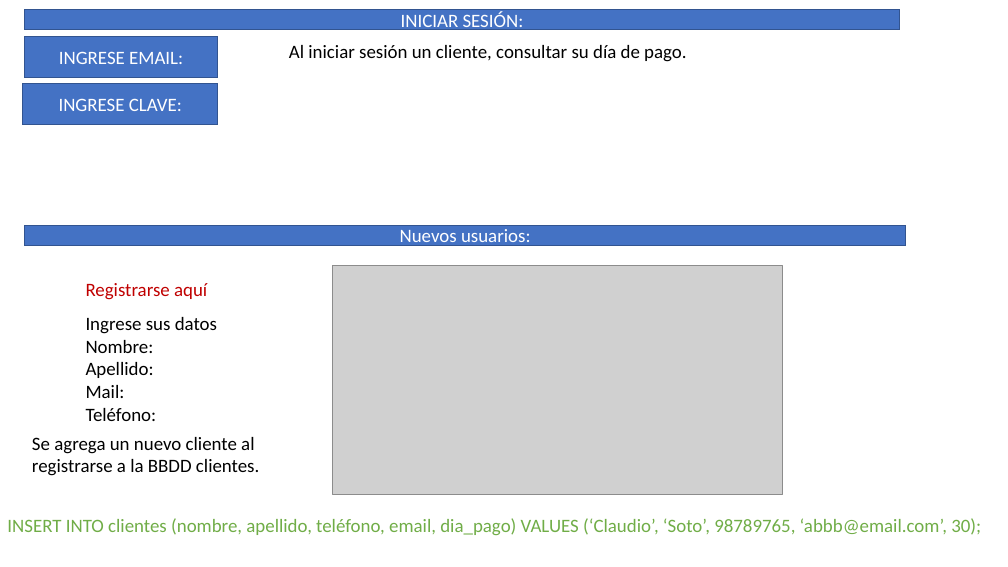
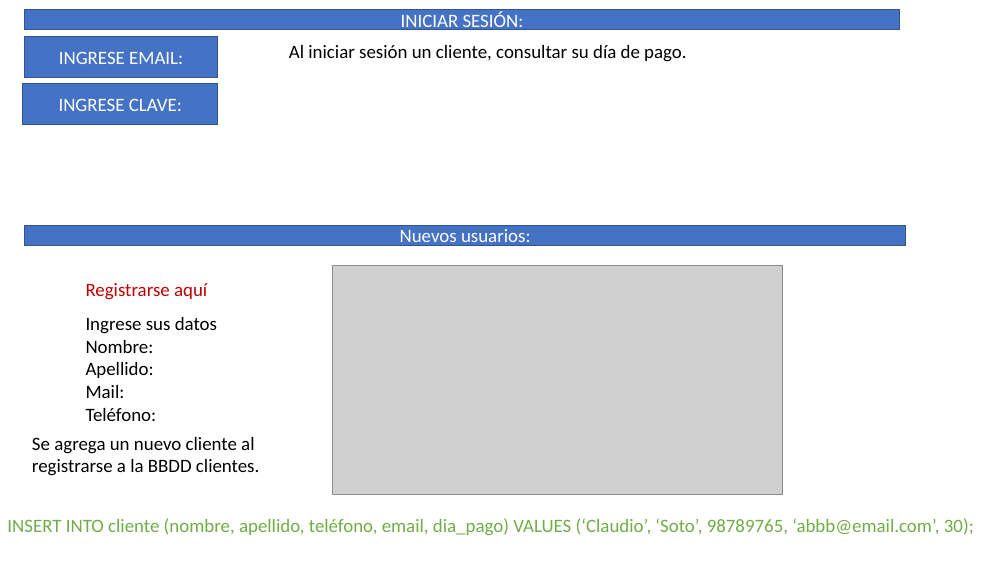
Before and after one commit to Francisca2020/ExamenfinalM4, a slide deck: slide 5 of Página Web.pptx. Drawn at 1008x567 pixels with LibreOffice and Linux fonts; fonts in the diff are those of the drawing; grey boxes stand for pictures. Boxes give left, top, right and bottom in pixels: in the first picture for what was removed or moved away, otherwise in the second. Text is boxed around its words. In the diff, an @@ line names an element or a change of style, - is before the commit and + after.

```diff
--- a/Página Web.pptx
+++ b/Página Web.pptx
@@ text at [7,518,974,535]: text changed @@
-INSERT INTO clientes (nombre, apellido, teléfono, email, dia_pago) VALUES (‘Claudio’, ‘Soto’, 98789765, ‘abbb@email.com’, 30);
+INSERT INTO cliente (nombre, apellido, teléfono, email, dia_pago) VALUES (‘Claudio’, ‘Soto’, 98789765, ‘abbb@email.com’, 30);
```
Also in this commit, not shown: 1 other slide changed, 2 slides added, 1 slide removed.
